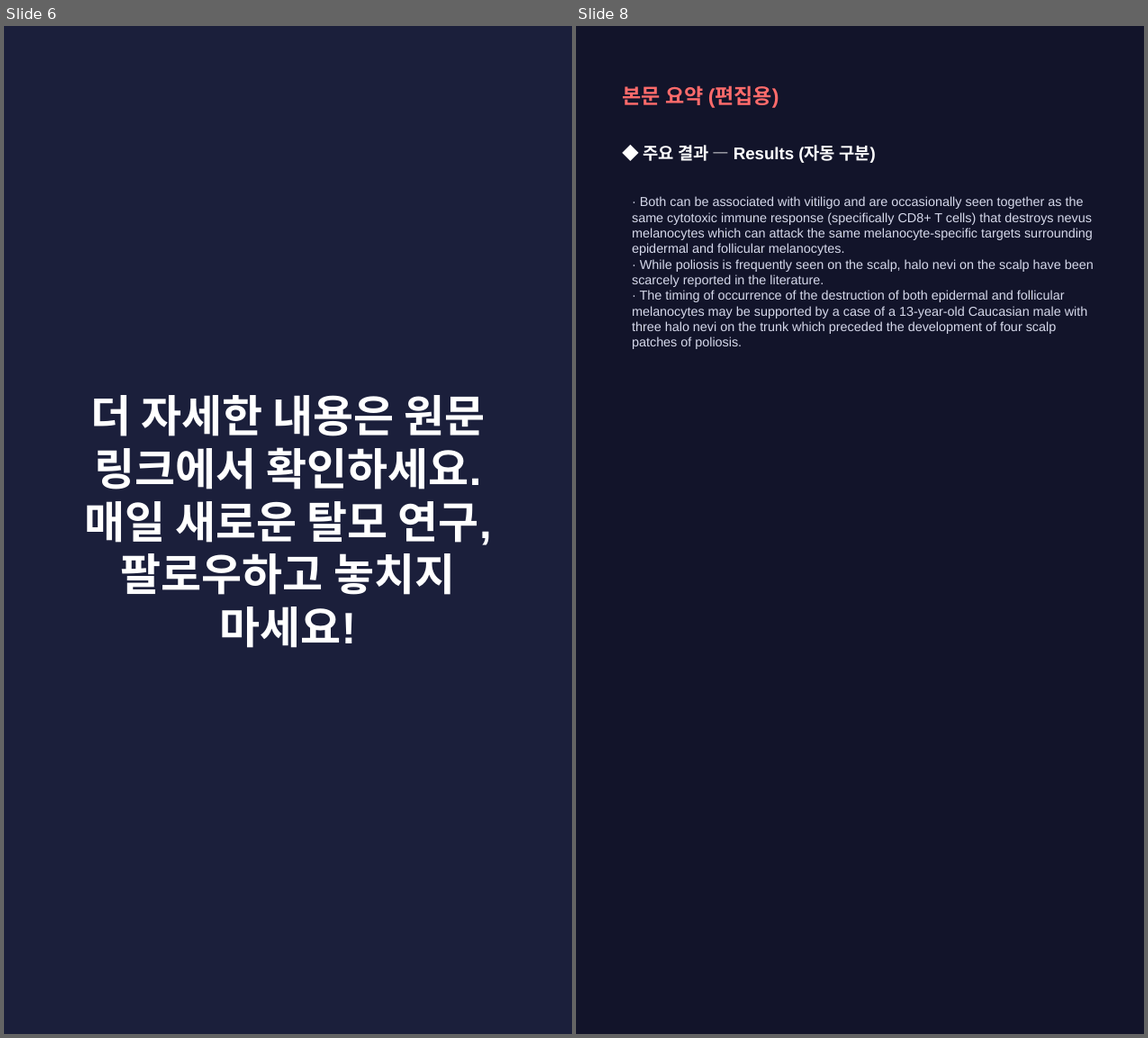
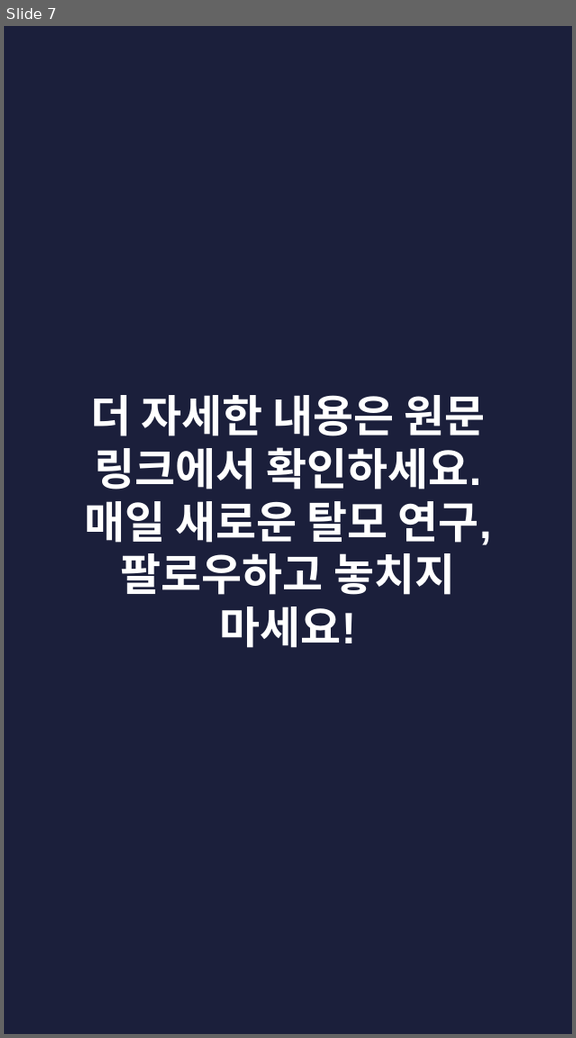
Before and after one commit to hyokang2010-BJ-ANTH/product-builder-test, a slide deck: pwa/data/latest/slides.pptx. Shown side by side, each under a label of ours: slides 6 and 8 before the commit, slide 7 after it; the slides between them are not shown. The pictures are 1148x1038 and 576x1038 pixels, drawn with LibreOffice and Linux fonts; fonts in the diff are those of the drawing. Boxes give left, top, right and bottom in pixels: in the first picture for what was removed or moved away, otherwise in the second. Text is boxed around its words. In the diff, an @@ line names an element or a change of style, - is before the commit and + after.

```diff
--- a/pwa/data/latest/slides.pptx
+++ b/pwa/data/latest/slides.pptx
@@ slide 8 removed at (x1=576, y1=26, x2=1144, y2=1034), background #12142A @@
@@ text removed at (x1=623, y1=85, x2=779, y2=108) @@
-본문 요약 (편집용)
@@ text removed at (x1=644, y1=145, x2=876, y2=163) @@
-◆ 주요 결과 — Results (자동 구분)
@@ text removed at (x1=632, y1=196, x2=1094, y2=349) @@
-· Both can be associated with vitiligo and are occasionally seen together as the same cytotoxic immune response (specifically CD8+ T cells) that destroys nevus melanocytes which can attack the same melanocyte-specific targets surrounding epidermal and follicular melanocytes.
-· While poliosis is frequently seen on the scalp, halo nevi on the scalp have been scarcely reported in the literature.
-· The timing of occurrence of the destruction of both epidermal and follicular melanocytes may be supported by a case of a 13-year-old Caucasian male with three halo nevi on the trunk which preceded the development of four scalp patches of poliosis.
@@ what was slide 6 is now slide 7 @@
```
Also in this commit, not shown: 2 slides changed, 7 slides added, 4 other slides removed, 28 other files.
